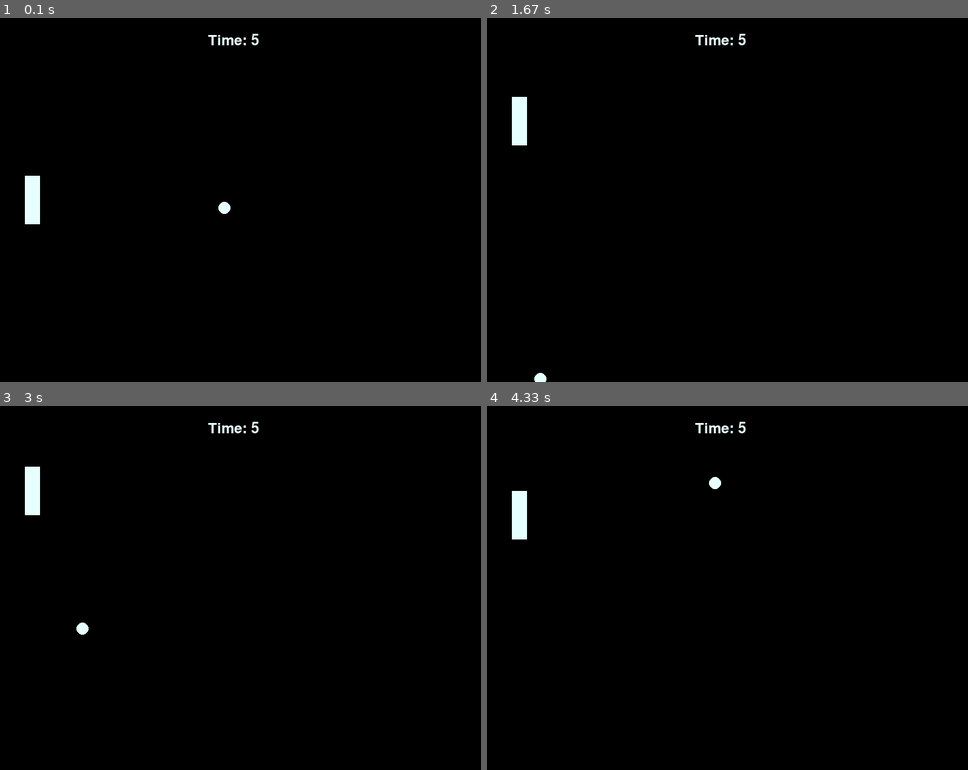
Above: before the commit, frames 1-4 (two rows, left to right).
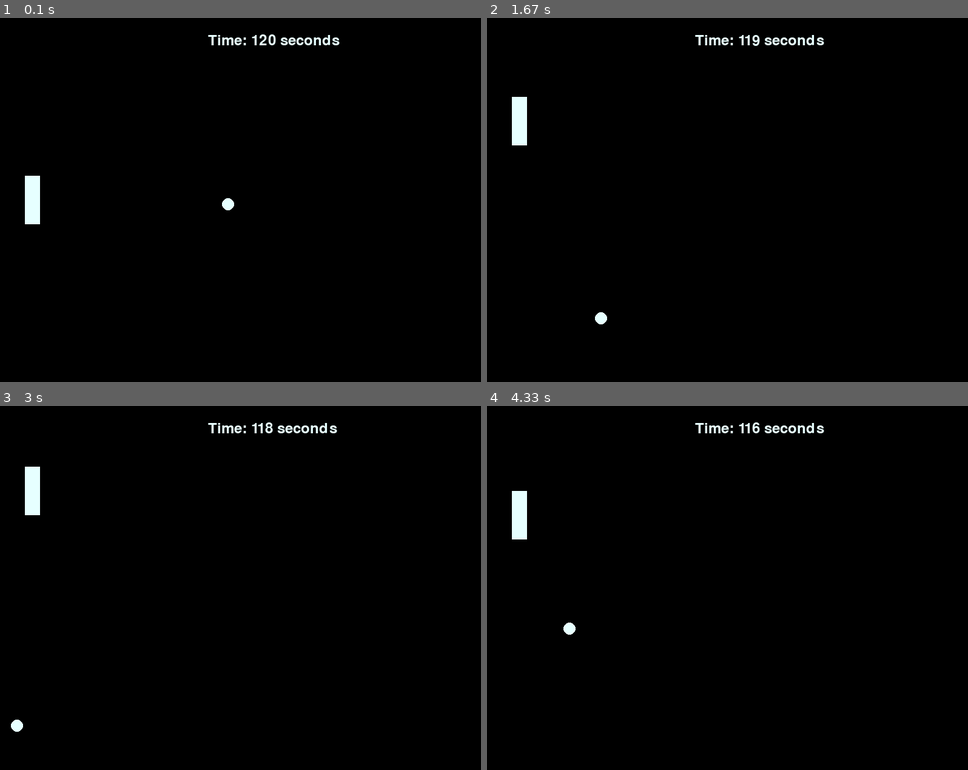
Above: after the commit, the same moments.

Repository: Sgoodridge96/Pong_Pygame
Game: pygame game, started from Pong.py
The game is run twice, just before and just after one commit, with the same random seed, the same clock (stepped at 60 frames per second) and the same inputs.
Inputs:
- Up to frame 1 (0.1 s): no input
- Up to frame 2 (1.67 s): hold Up 0.33-0.8 s; hold Down 0.83-1.13 s; hold Up 1.17-1.53 s; hold Down from 1.57 s (still down)
- Up to frame 3 (3 s): release Down at 1.93 s; hold Up 1.97-2.27 s; hold Down 2.3-2.6 s; hold Up from 2.63 s (still down)
- Up to frame 4 (4.33 s): release Up at 3 s; hold Down 3.03-3.4 s; hold Up 3.43-3.73 s; hold Down 3.77-4.07 s; hold Up from 4.1 s (still down)

The runs differ from the first frame. In frame 1, 0.3% of the frame differs, in the area x 45-71%, y 4-54%; in frame 2, 0.4%; in frame 3, 0.4%, in the area x 2-71%, y 4-90%; in frame 4, 0.4%.

Commit message:
Temp timer fix, fixed collisions on walls, cleaned up code

Diff:
--- a/Pong.py
+++ b/Pong.py
@@ -39,18 +39,20 @@
     def draw(self, screen):
         pygame.draw.circle(screen, self.color, (self.x, self.y), self.radius)
 
-    def checkCollisions(self, screen_height, screen_width):
-        if self.y < 0 or self.y > screen_height:
+    def checkCollision(self, screen_height, screen_width, radius):
+        #Check wall collisions
+        if self.y < 0 + radius or self.y > screen_height - radius:
             self.speed[1] *= -1
-        if self.x < 0 or self.x > screen_width:
+        if self.x < 0 + radius or self.x > screen_width - radius:
             self.speed[0] *= -1
+
 
 
 def ballDirection():
     #Randomly pick a ball direction and speed at the start of the game.
     random.seed()
-    ball_direction_x = random.randint(-3,3)
-    ball_direction_y = random.randint(-3,3)
+    ball_direction_x = random.randint(-2,2)
+    ball_direction_y = random.randint(-2,2)
 
     #Make sure the ball can't go straight up and down or left to right.
     if ball_direction_x == 0:
@@ -58,21 +60,15 @@
     if ball_direction_y == 0:
         ball_direction_y += 1
 
-    print(ball_direction_y)
     return ball_direction_x, ball_direction_y
-
-
 
 def main():
 
-    ## Game Definitions ##
-    ####################################################################################################
-
-    # Set up the screen dimensions
+    # Define screen dimensions
     screen_width = 800
     screen_height = 600
 
-    # Define the width and height of the rectangle
+    # Define the width and height of player rectangle
     rect_width = 25
     rect_height = 80
 
@@ -80,55 +76,57 @@
     pongBall_radius = 10
     pongBall_speed = ballDirection()
 
-    #pygame uses milliseconds, set 6000 milliseconds to convert to 60 seconds later
-    clock = pygame.time.Clock()
-    clock_timer = 6000
+    #Define Starting timer
+    starting_timer = 120
 
     # Define colors
     background = (0, 0, 0)
     actorColor = (230, 255, 255)
 
-    ####################################################################################################
-
     #Setup and start Pong game
-
     screen = pygame.display.set_mode((screen_width, screen_height))
     pygame.display.set_caption("Pong")
 
-    # Spawn Rectangle (position, size, color, speed)
+    # Spawn Objects
     playerRect = PlayerRectangle((screen_width - rect_width) // 16, (screen_height - rect_height) // 2, rect_width, rect_height, actorColor, 5)
     pongBall = PongBall((screen_width - pongBall_radius) // 2, (screen_height - pongBall_radius) // 2, pongBall_radius, actorColor, pongBall_speed)
 
+
     running = True
-
     while running:
-
-        clock_timer -= 1
-        if clock_timer <= 0:
-            running = False
 
         for event in pygame.event.get():
             if event.type == pygame.QUIT:
                 running = False
 
-        #Render clock and turn off game when it hits zero
-        print(screen_width, screen_height)
+        #Logic to countdown timer ("// 1000" for milliseconds to seconds)
+        clock_timer = pygame.time.get_ticks()
+        current_timer = starting_timer - clock_timer // 1000
+
+        #Render clock and exit game when it hits zero
         timer_text = pygame.font.SysFont(None, 36)
-        render_timer = timer_text.render("Time: " + str(clock_timer // 1000), True, (230, 255, 255))
+        render_timer = timer_text.render("Time: " + str(current_timer) + " seconds", True, (230, 255, 255))
 
+        #Player movement
         keys = pygame.key.get_pressed()
         playerRect.move(keys, screen_height)
 
+        #Fill screen and draw objects
         screen.fill(background)
         playerRect.draw(screen)
-        pongBall.checkCollisions(screen_height, screen_width)
+        pongBall.checkCollision(screen_height, screen_width, pongBall_radius)
         pongBall.move()
         pongBall.draw(screen)
 
+        #render timer to screen
+        screen.blit(render_timer, (350, 25))
 
-        screen.blit(render_timer, (350, 25))
         pygame.display.flip()
-        clock.tick(60)
+        pygame.time.Clock().tick(60)
+
+        #If timer hits 0, close game (Fix later with game over screen)
+        if current_timer <= 0:
+            running = False
 
     pygame.quit()
 main()
